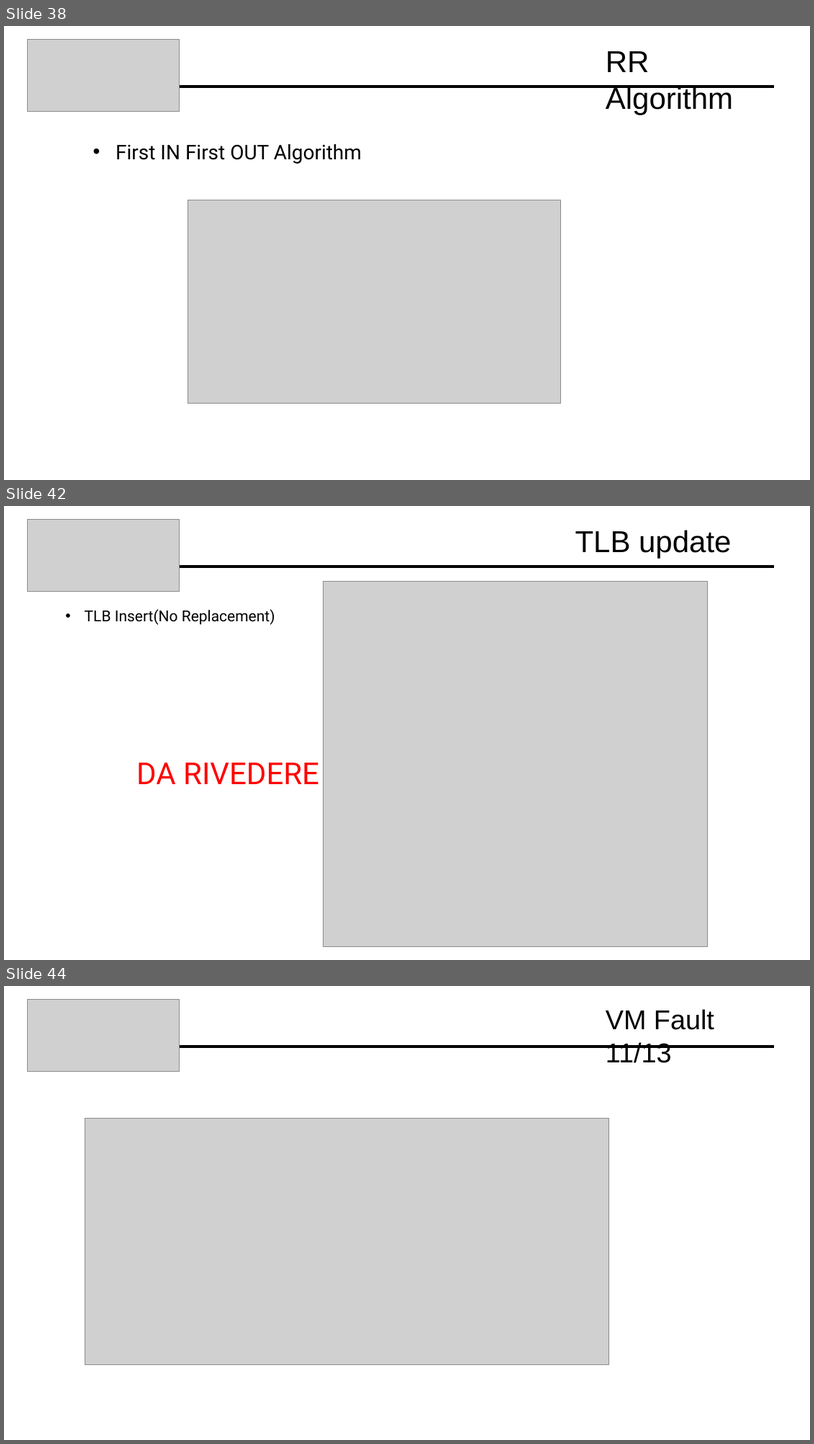
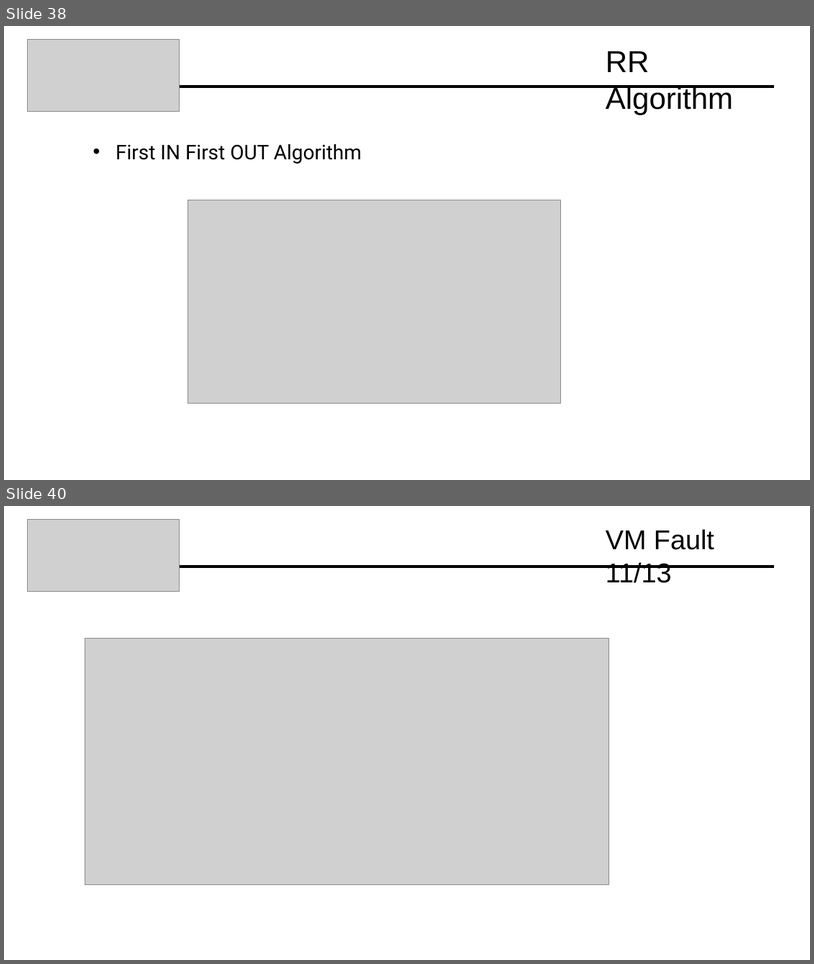
Before and after one commit to Davide619/OS161, a slide deck: Presentazione Progetto OS161.pptx. Shown one above the other, each under a label of ours: slides 38, 42 and 44 before the commit, slides 38 and 40 after it; the slides between them are not shown. The pictures are 814x1444 and 814x964 pixels, drawn with LibreOffice and Linux fonts; fonts in the diff are those of the drawing; grey boxes stand for pictures. Boxes give left, top, right and bottom in pixels: in the first picture for what was removed or moved away, otherwise in the second. Text is boxed around its words. In the diff, an @@ line names an element or a change of style, - is before the commit and + after.

```diff
--- a/Presentazione Progetto OS161.pptx
+++ b/Presentazione Progetto OS161.pptx
@@ slide 42 removed at box(4, 506, 810, 960), background #FFFFFF @@
@@ picture removed at box(28, 519, 180, 591) @@
@@ title removed at box(576, 530, 731, 559) @@
-TLB update
@@ line removed from (180, 566) to (774, 566) @@
@@ picture removed at box(324, 581, 707, 947) @@
@@ text removed at box(85, 609, 275, 625) @@
-• TLB Insert(No Replacement)
@@ text removed at box(136, 762, 319, 784) @@
-DA RIVEDERE
@@ what was slide 44 is now slide 40 @@
```
Also in this commit, not shown: 6 slides changed, 3 other slides removed.
